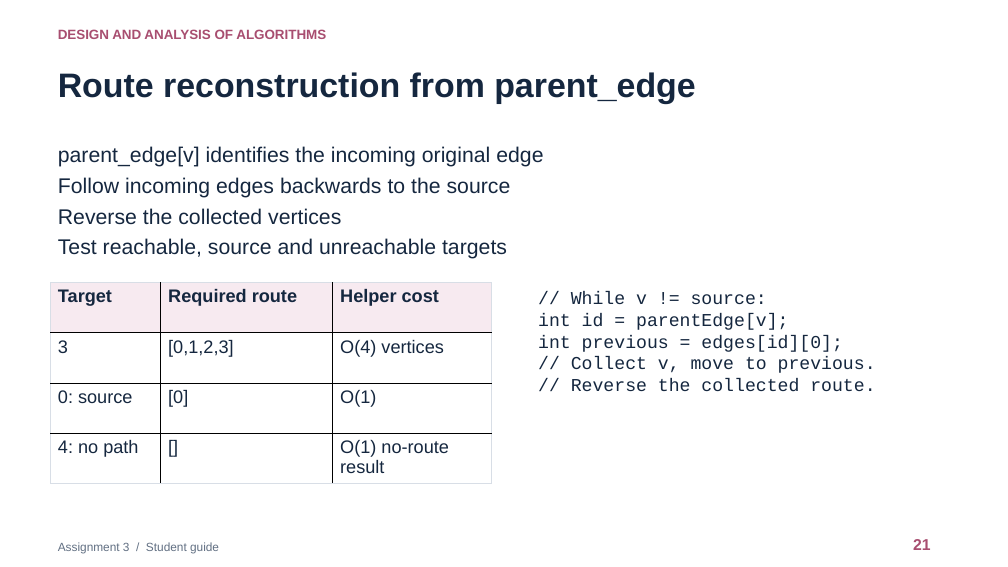
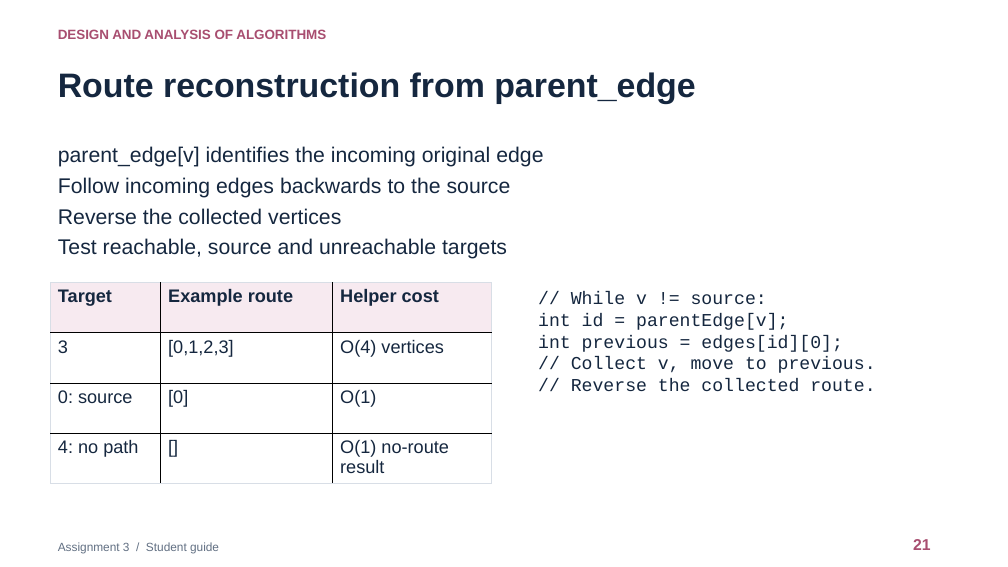
Before and after one commit to RZhaniya/daa-assignment-3-festival, a slide deck: slide 21 of docs/Assignment_3_Student_Guide_EN.pptx. Drawn at 1008x567 pixels with LibreOffice and Linux fonts; fonts in the diff are those of the drawing. Boxes give left, top, right and bottom in pixels: in the first picture for what was removed or moved away, otherwise in the second. Text is boxed around its words. In the diff, an @@ line names an element or a change of style, - is before the commit and + after.

```diff
--- a/docs/Assignment_3_Student_Guide_EN.pptx
+++ b/docs/Assignment_3_Student_Guide_EN.pptx
@@ table at [51,283,492,484] @@
-row 1, column 2: Required route
+row 1, column 2: Example route
```
Also in this commit, not shown: 1 other file.
